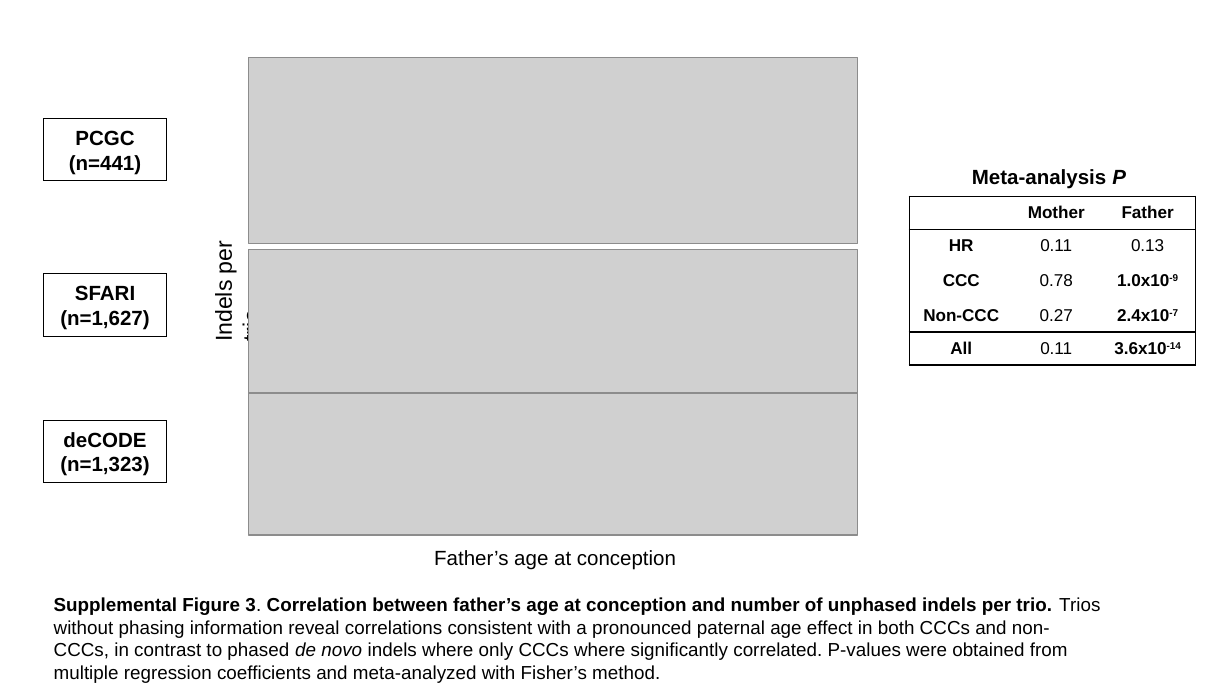
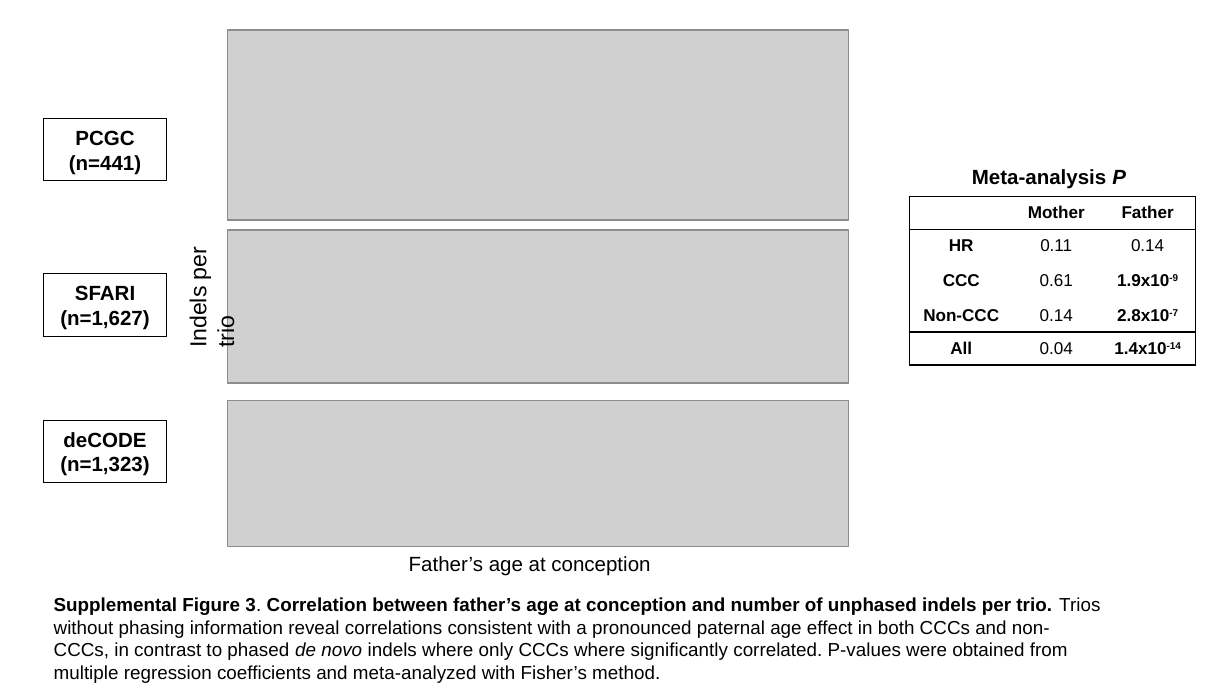
Before and after one commit to allisonseiden/longreadclustersequencing, a slide deck: slide 6 of manuscript/long_read_DNV_figures.pptx. Drawn at 1232x693 pixels with LibreOffice and Linux fonts; fonts in the diff are those of the drawing; grey boxes stand for pictures. Boxes give left, top, right and bottom in pixels: in the first picture for what was removed or moved away, otherwise in the second. Text is boxed around its words. In the diff, an @@ line names an element or a change of style, - is before the commit and + after.

```diff
--- a/manuscript/long_read_DNV_figures.pptx
+++ b/manuscript/long_read_DNV_figures.pptx
@@ picture: place and size @@
-picture at (249, 58, 857, 244)
+picture at (228, 30, 849, 219)
@@ text "Indels per trio": place and size @@
-text "Indels per trio" at (211, 244, 265, 341)
+text "Indels per trio" at (185, 250, 239, 347)
@@ table at (909, 196, 1195, 365) @@
-row 2, column 3: 0.13
+row 2, column 3: 0.14
-row 3, column 2: 0.78
+row 3, column 2: 0.61
-row 3, column 3: 1.0x10-9
+row 3, column 3: 1.9x10-9
-row 4, column 2: 0.27
+row 4, column 2: 0.14
-row 4, column 3: 2.4x10-7
+row 4, column 3: 2.8x10-7
-row 5, column 2: 0.11
+row 5, column 2: 0.04
-row 5, column 3: 3.6x10-14
+row 5, column 3: 1.4x10-14
@@ picture: place and size @@
-picture at (249, 249, 857, 398)
+picture at (228, 230, 849, 383)
@@ picture: place and size @@
-picture at (249, 393, 857, 535)
+picture at (228, 400, 849, 546)
@@ text "Father’s age at conception": place and size @@
-text "Father’s age at conception" at (434, 550, 676, 570)
+text "Father’s age at conception" at (409, 556, 650, 576)
```
Also in this commit, not shown: 2 other slides changed, 10 other files.
